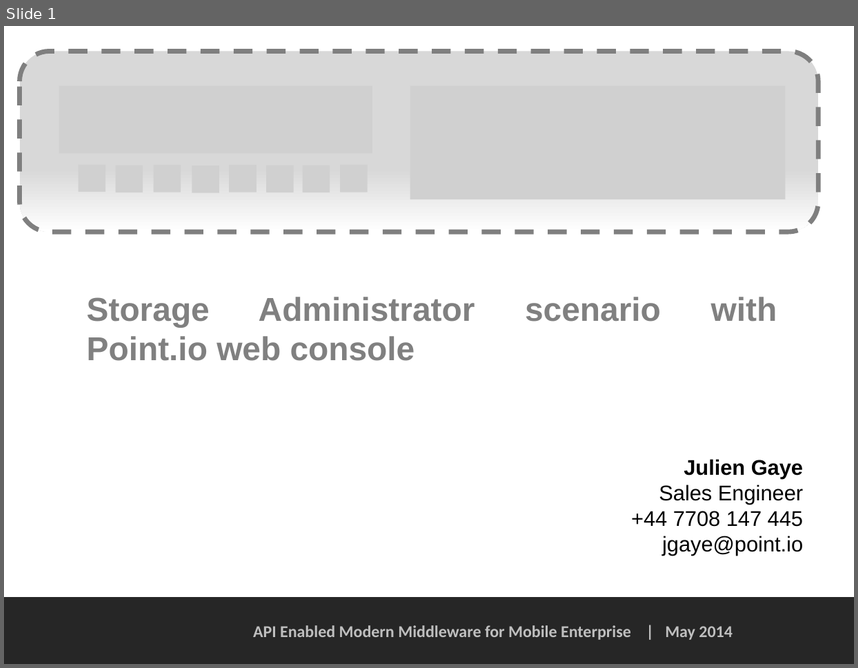
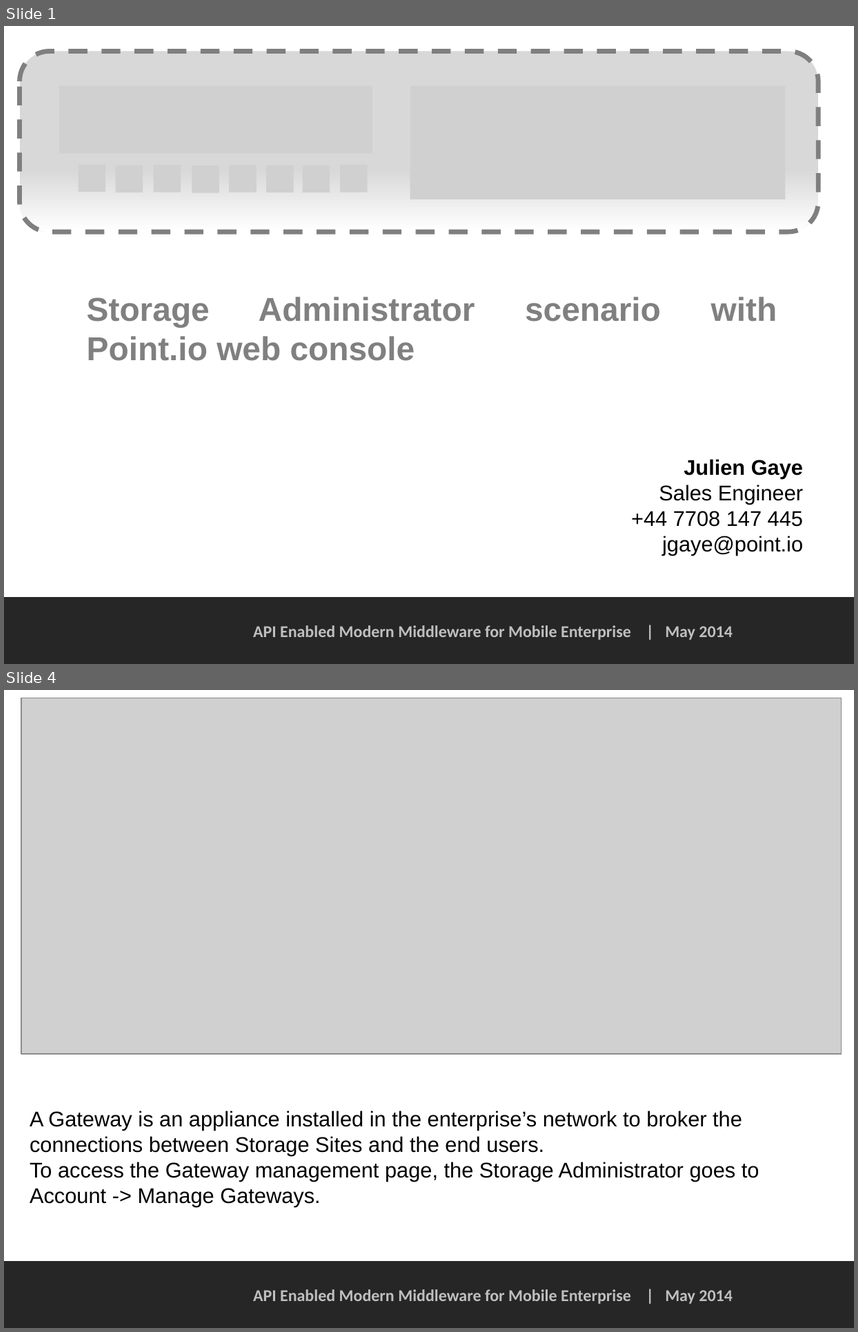
Before and after one commit to PointIO/Documentation, a slide deck: web console doc/Storage Administrator scenario - web console.pptx. Shown one above the other, each under a label of ours: slide 1 before the commit, slides 1 and 4 after it; the slides between them are not shown. The pictures are 858x668 and 858x1332 pixels, drawn with LibreOffice and Linux fonts; fonts in the diff are those of the drawing; grey boxes stand for pictures; background and template pictures are left out. Boxes give left, top, right and bottom in pixels: in the first picture for what was removed or moved away, otherwise in the second. Text is boxed around its words. In the diff, an @@ line names an element or a change of style, - is before the commit and + after.

Commit message:
Update Storage Admin scenario to v1

```diff
--- a/web console doc/Storage Administrator scenario - web console.pptx
+++ b/web console doc/Storage Administrator scenario - web console.pptx
@@ slide 4 added at bbox=[4, 690, 854, 1328], background #FFFFFF; not listed: 2 template elements that a slide beside it also shows @@
@@ picture added at bbox=[21, 698, 842, 1054] @@
@@ text added at bbox=[30, 1110, 760, 1207], 18 pt, text #000000 @@
+A Gateway is an appliance installed in the enterprise’s network to broker the connections between Storage Sites and the end users.
+To access the Gateway management page, the Storage Administrator goes to Account -> Manage Gateways.
```
Also in this commit, not shown: 2 slides changed, 8 other slides added, 10 slides removed.
